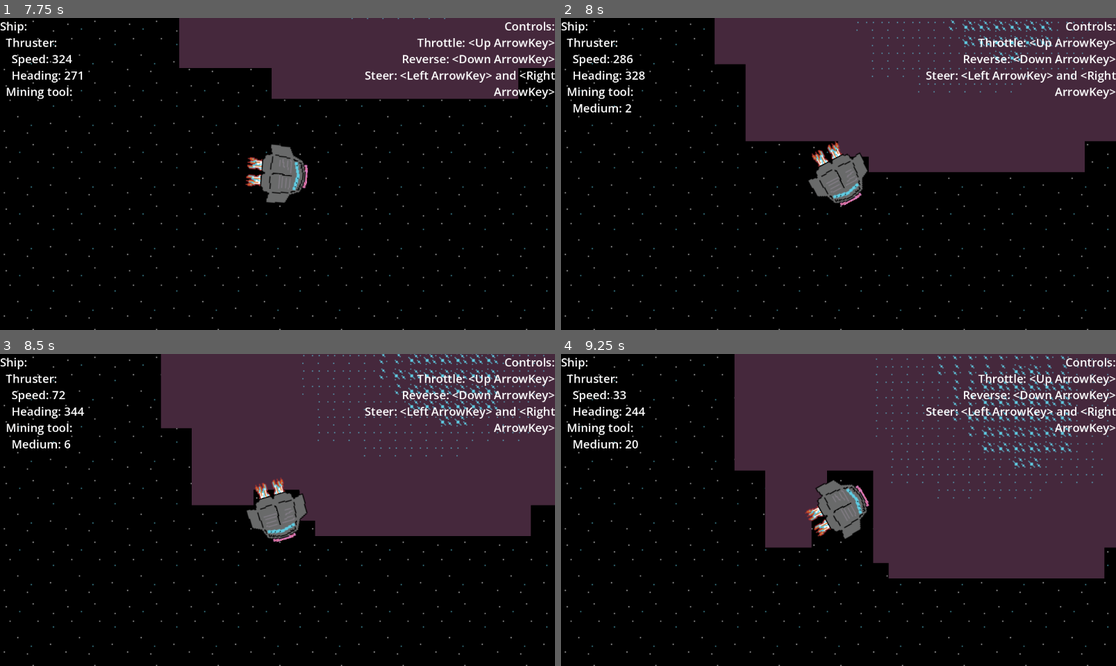
Above: before the commit, frames 1-4 (two rows, left to right).
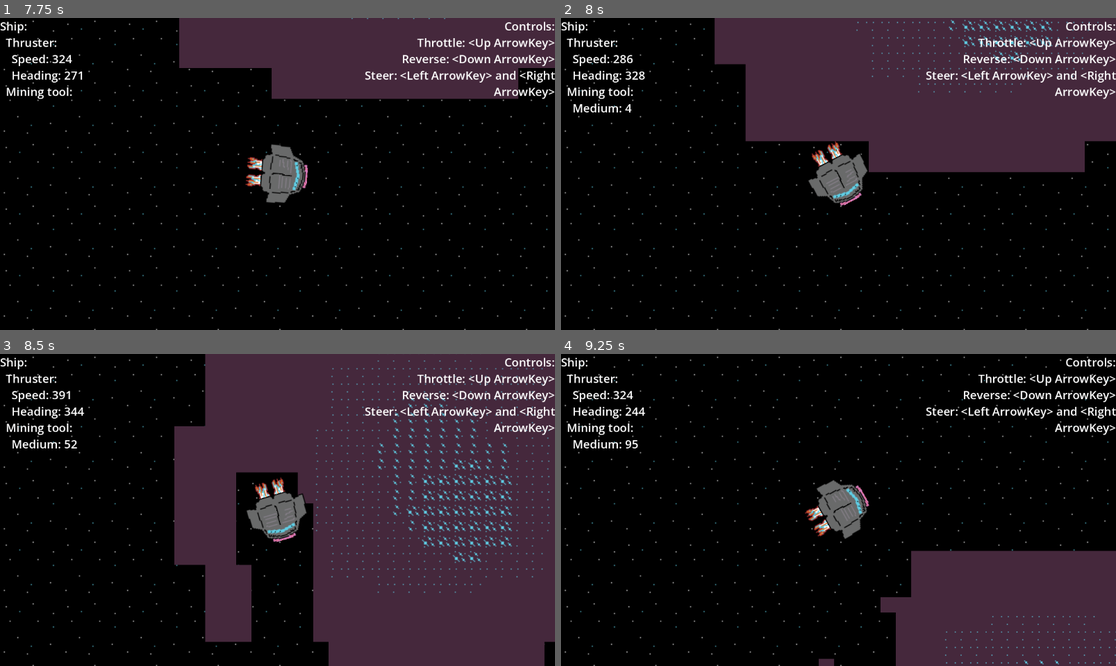
Above: after the commit, the same moments.

Repository: bingecraft-net/sandbox
Game: Godot game, scene res://node_2d.tscn
Same seed, same stepped clock (60 frames per second), same inputs: the game is played once before the commit and once after it.
Inputs:
- Up to frame 1 (7.75 s): tap Enter at 0.5, 7.25 s; hold Right (ui_right) 0.53-1.28 s; hold Down (ui_down) 1.28-2.03 s; hold Right (ui_right) 2.03-2.78 s; hold Up (ui_up) 2.78-3.53 s; hold Left (ui_left) 3.53-5.03 s; hold Down (ui_down) 5.03-5.78 s; tap Space at 5.75 s; hold Right (ui_right) 5.78-6.53 s; hold Up (ui_up) 6.53-7.28 s; hold Right (ui_right) from 7.28 s (still down)
- Up to frame 2 (8 s): keep holding Right (ui_right)
- Up to frame 3 (8.5 s): release Right (ui_right) at 8.03 s; hold Down (ui_down) from 8.03 s (still down)
- Up to frame 4 (9.25 s): release Down (ui_down) at 8.78 s; hold Left (ui_left) from 8.78 s (still down)

Frame 1 is identical in both runs. In frame 2, 0.3% of the frame differs, in the area x 11-56%, y 27-45%; in frame 3, 28%; in frame 4, 50%, in the area x 10-100%, y 0-100%.

Commit message:
use entire ship as mining tool brush

Diff:
--- a/node_2d.gd
+++ b/node_2d.gd
@@ -16,9 +16,8 @@
 
 # Called every frame. 'delta' is the elapsed time since the previous frame.
 func _process(delta: float) -> void:
-	var brush_diameter = 3
-	var mining_tool = $RigidBody2D.position + 16 * Vector2.DOWN.rotated($RigidBody2D/TileMapLayer.rotation)
-	var tl = mining_tool / 16 - Vector2.ONE * brush_diameter / 2
+	var brush_diameter = 4
+	var tl = $RigidBody2D.position / 16 - Vector2.ONE * brush_diameter / 2
 	for index in range(brush_diameter * brush_diameter):
 		var coords = tl + Vector2(index % brush_diameter, index / brush_diameter)
 		var atlas_coords = 	$TileMapLayer.get_cell_atlas_coords(coords)
